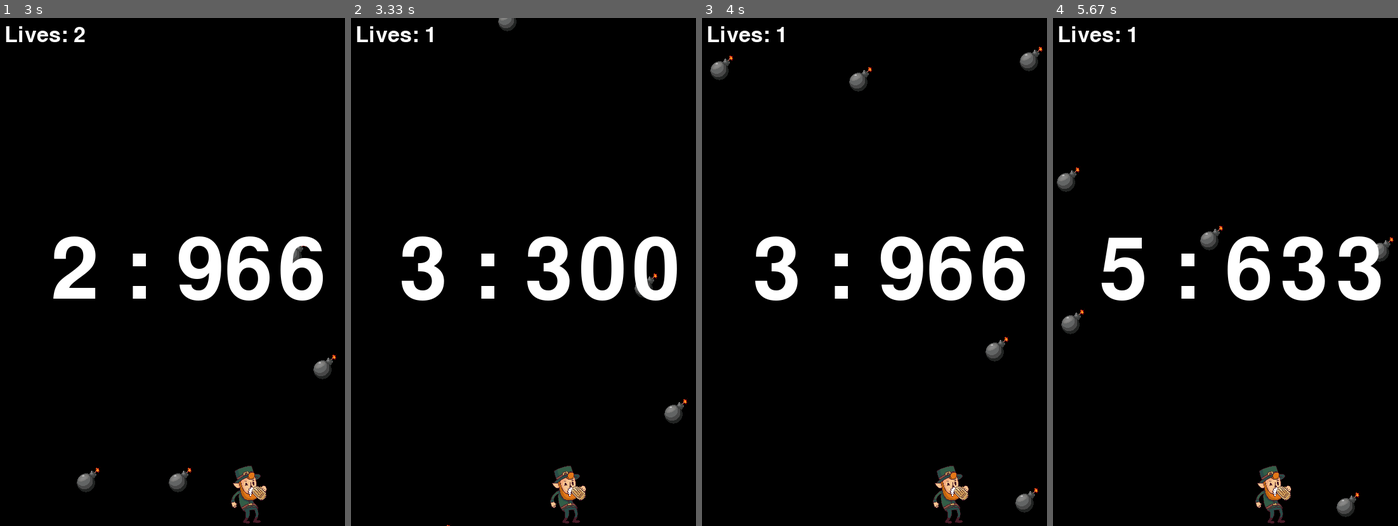
Above: before the commit, frames 1-4 (left to right).
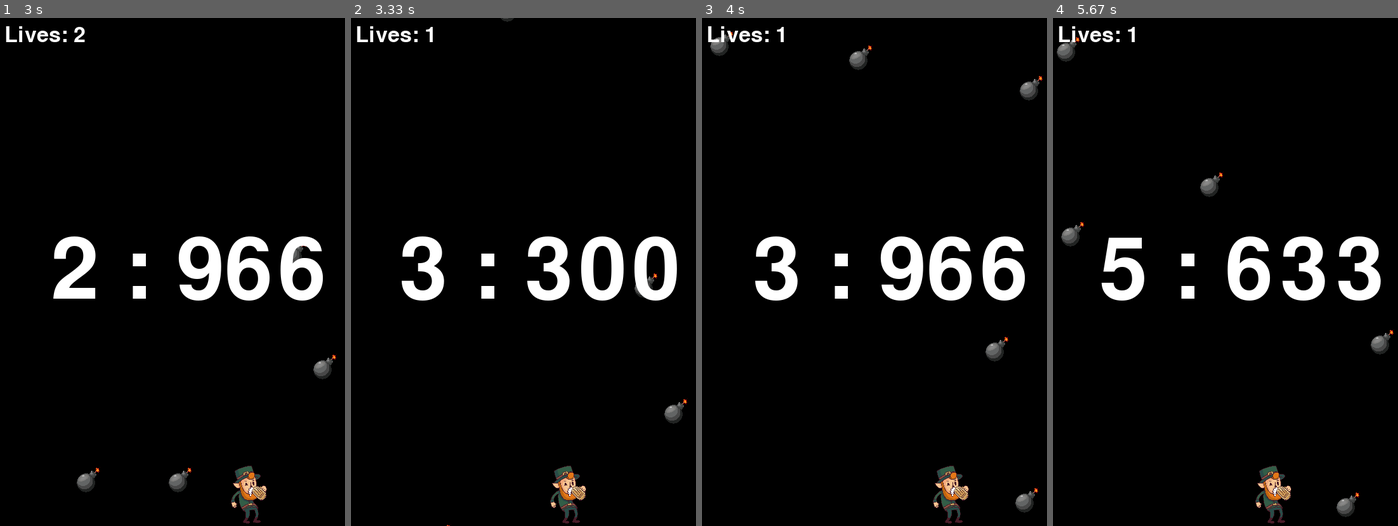
Above: after the commit, the same moments.

Repository: SKHU-OSS-2024-2/pygame-delta-avoiding-bomb
Game: pygame game, started from bomb_game/bomb_game.py
Two runs of this game, one before a commit and one after it. Both use one fixed random seed, a clock stepped at 60 frames per second and the inputs below.
Inputs:
- Up to frame 1 (3 s): hold Right 0.33-0.8 s; hold Right 0.83-1.3 s; hold Left 1.33-1.87 s; hold Left 1.9-2.3 s; hold Right 2.33-2.97 s
- Up to frame 2 (3.33 s): hold Left from 3 s (still down)
- Up to frame 3 (4 s): release Left at 3.47 s; hold Right 3.5-3.97 s
- Up to frame 4 (5.67 s): hold Right 4-4.47 s; hold Left 4.5-5.03 s; hold Left 5.07-5.47 s; hold Right from 5.5 s (still down)

Frame 1 is identical in both runs. In frame 2, 0.1% of the frame differs, in the area x 42-48%, y 0-3%; in frame 3, 1.0%; in frame 4, 1.4%, in the area x 1-99%, y 3-67%.

Commit message:
Revert "Add a feature that increases the rate at which trash falls over time."
This reverts commit 2679fbb8259b9df73028fb587dc6d87fb6294eb9.

Diff:
--- a/bomb_game/bomb_game.py
+++ b/bomb_game/bomb_game.py
@@ -23,7 +23,7 @@
 lives = 3  # 목숨 변수 추가
 
 def runGame():
-    bomb_image = pygame.image.load('bomb_game/bomb.png')
+    bomb_image = pygame.image.load('bomb.png')
     bomb_image = pygame.transform.scale(bomb_image, (50, 50))
     bombs = []
 
@@ -34,7 +34,7 @@
         dy = random.randint(3, 9)
         bombs.append({'rect': rect, 'dy': dy})
 
-    person_image = pygame.image.load('bomb_game/person.png')
+    person_image = pygame.image.load('person.png')
     person_image = pygame.transform.scale(person_image, (100, 100))
     person = pygame.Rect(person_image.get_rect())
     person.left = size[0] // 2 - person.width // 2
@@ -72,7 +72,7 @@
                     rect = pygame.Rect(bomb_image.get_rect())
                     rect.left = random.randint(0, size[0])
                     rect.top = -100
-                    dy = random.randint(3+elapsed_time//5000, 9+elapsed_time//10000)
+                    dy = random.randint(3, 9)
                     bombs.append({'rect': rect, 'dy': dy})
 
             person.left = person.left + person_dx
@@ -90,7 +90,7 @@
                     rect = pygame.Rect(bomb_image.get_rect())
                     rect.left = random.randint(0, size[0])
                     rect.top = -100
-                    dy = random.randint(3+elapsed_time//5000, 9+elapsed_time//10000)
+                    dy = random.randint(3, 9)
                     bombs.append({'rect': rect, 'dy': dy})
 
                     lives -= 1  # 목숨을 1 감소시킴
@@ -111,6 +111,7 @@
             # 시간 화면에 뜨게
             screen.blit(timer, (size[0]//2 - (timer.get_width() //2), size[1]//2 - (timer.get_height()//2)))
 
+
         if game_over:
             game_over_text = font.render("Game Over", True, WHITE)
             screen.blit(game_over_text, (size[0] // 2 - game_over_text.get_width() // 2, size[1] // 2 - game_over_text.get_height() // 2))
